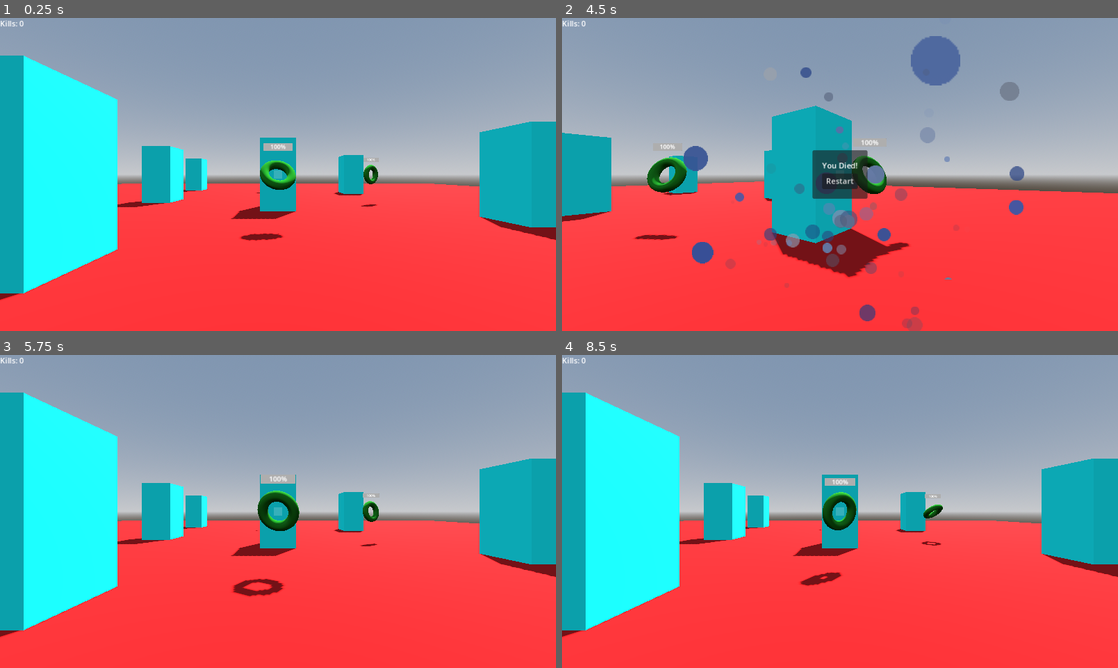
Above: before the commit, frames 1-4 (two rows, left to right).
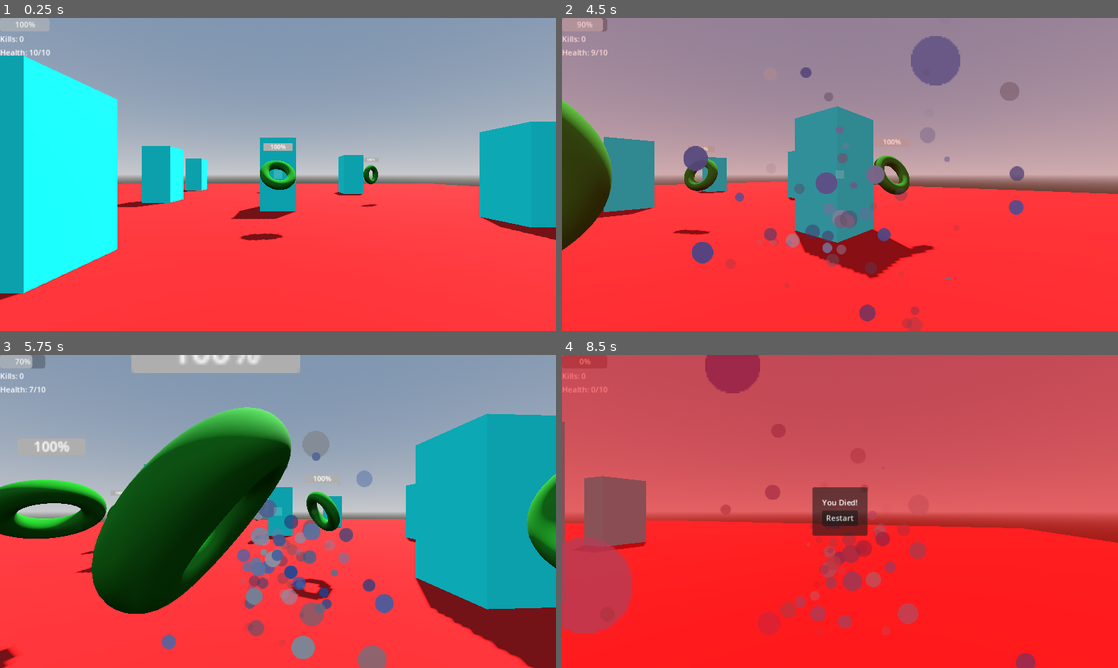
Above: after the commit, the same moments.

Repository: xtr3m3nerd/Scribble-Wizard
Game: Godot game, scene res://scenes/game/world.tscn
Same seed, same stepped clock (60 frames per second), same inputs: the game is played once before the commit and once after it.
Inputs (mouse positions are in pixels of both pictures, inside the frame that each line leads up to):
- Up to frame 1 (0.25 s): no input
- Up to frame 2 (4.5 s): move the mouse to (962, 158) at 0.52 s; press the mouse at (962, 158) at 0.53 s; hold D (move_right) 0.53-1.28 s; move the mouse to (728, 190) at 1.27 s; release the mouse at (728, 190) at 1.28 s; hold S (move_backwards) 1.28-2.03 s; tap Shift (hold) at 1.35, 2.85, 4.35 s; move the mouse to (895, 105) at 2.02 s; press the mouse at (895, 105) at 2.03 s; hold D (move_right) 2.03-2.78 s; move the mouse to (812, 237) at 2.77 s; release the mouse at (812, 237) at 2.78 s; hold W (move_forwards) 2.78-3.53 s; move the mouse to (1006, 221) at 3.52 s; press the mouse at (1006, 221) at 3.53 s; hold A (move_left) from 3.53 s (still down); move the mouse to (673, 127) at 4.27 s; release the mouse at (673, 127) at 4.28 s
- Up to frame 3 (5.75 s): release A (move_left) at 5 s; click (278, 517) at 5 s, where only the run before the commit has a clickable "Restart"
- Up to frame 4 (8.5 s): move the mouse to (867, 511) at 5.77 s; press the mouse at (867, 511) at 5.78 s; hold S (move_backwards) 5.78-6.53 s; move the mouse to (756, 433) at 6.52 s; release the mouse at (756, 433) at 6.53 s; hold D (move_right) 6.53-7.28 s; tap Shift (hold) at 6.6 s; move the mouse to (962, 495) at 7.27 s; press the mouse at (962, 495) at 7.28 s; hold W (move_forwards) 7.28-8 s; release the mouse at (962, 495) at 8 s; click (840, 517) at 8 s, where only the run before the commit has a clickable "Restart"

The runs differ from the first frame. In frame 1, 0.5% of the frame differs, in the area x 0-9%, y 0-12%; in frame 2, 59%; in frame 3, 50%; in frame 4, 100%, in the area x 0-100%, y 0-100%.
Error in both runs: Unable to iterate on object of type 'Nil'. (res://prefabs/cast_zone.gd:81)

Commit message:
add player health

Diff:
--- /dev/null
+++ b/prefabs/blood_vision.gd
@@ -0,0 +1,9 @@
+extends ColorRect
+
+@onready var animation_player = $AnimationPlayer as AnimationPlayer
+
+func hurt(current_health, max_health):
+	animation_player.play("hurt")
+
+func dead():
+	animation_player.play("dead")
--- /dev/null
+++ b/prefabs/blood_vision.tscn
@@ -0,0 +1,75 @@
+[gd_scene load_steps=6 format=3 uid="uid://dx6h1xnkc4m63"]
+
+[ext_resource type="Script" path="res://prefabs/blood_vision.gd" id="1_rtoxb"]
+
+[sub_resource type="Animation" id="Animation_pp2c4"]
+length = 0.001
+tracks/0/type = "value"
+tracks/0/imported = false
+tracks/0/enabled = true
+tracks/0/path = NodePath("BloodVision:color")
+tracks/0/interp = 1
+tracks/0/loop_wrap = true
+tracks/0/keys = {
+"times": PackedFloat32Array(0),
+"transitions": PackedFloat32Array(1),
+"update": 0,
+"values": [Color(1, 0, 0, 0)]
+}
+
+[sub_resource type="Animation" id="Animation_p6h3f"]
+resource_name = "hurt"
+length = 0.1
+tracks/0/type = "value"
+tracks/0/imported = false
+tracks/0/enabled = true
+tracks/0/path = NodePath("BloodVision:color")
+tracks/0/interp = 1
+tracks/0/loop_wrap = true
+tracks/0/keys = {
+"times": PackedFloat32Array(0, 0.1),
+"transitions": PackedFloat32Array(1, 1),
+"update": 0,
+"values": [Color(1, 0, 0, 0.45098), Color(1, 0, 0, 0)]
+}
+
+[sub_resource type="Animation" id="Animation_q16m0"]
+resource_name = "dead"
+length = 3.0
+loop_mode = 1
+tracks/0/type = "value"
+tracks/0/imported = false
+tracks/0/enabled = true
+tracks/0/path = NodePath("BloodVision:color")
+tracks/0/interp = 2
+tracks/0/loop_wrap = true
+tracks/0/keys = {
+"times": PackedFloat32Array(0, 1.5, 3),
+"transitions": PackedFloat32Array(1, 1, 1),
+"update": 0,
+"values": [Color(1, 0, 0, 0.513726), Color(1, 0, 0, 0.717647), Color(1, 0, 0, 0.513726)]
+}
+
+[sub_resource type="AnimationLibrary" id="AnimationLibrary_3mn8r"]
+_data = {
+"RESET": SubResource("Animation_pp2c4"),
+"dead": SubResource("Animation_q16m0"),
+"hurt": SubResource("Animation_p6h3f")
+}
+
+[node name="BloodVision" type="ColorRect"]
+anchors_preset = 15
+anchor_right = 1.0
+anchor_bottom = 1.0
+grow_horizontal = 2
+grow_vertical = 2
+mouse_filter = 2
+color = Color(1, 0, 0, 0)
+script = ExtResource("1_rtoxb")
+
+[node name="AnimationPlayer" type="AnimationPlayer" parent="."]
+root_node = NodePath("../..")
+libraries = {
+"": SubResource("AnimationLibrary_3mn8r")
+}
+autoplay = "hurt"
--- a/prefabs/enemies/HealthDisplay.gd
+++ /dev/null
@@ -1,6 +0,0 @@
-class_name HealthBar
-
-extends ProgressBar
-
-func updateHealth(currentHealth: int, maxHealth: int):
-	value = 100*currentHealth/maxHealth
--- a/prefabs/enemies/enemy.gd
+++ b/prefabs/enemies/enemy.gd
@@ -5,10 +5,13 @@
 @onready var graphics = $Graphics as Node3D
 @onready var animation_player = $Graphics/AnimationPlayer as AnimationPlayer
 @onready var hurtable = $Hurtable as Hurtable
-@onready var progress_bar = $Graphics/SubViewport/ProgressBar as HealthBar
 
 @export var move_speed = 2.0
 @export var attack_range = 2.0
+@export var damage_dealt: int = 1
+@export var attack_cooldown = 0.5
+var cooldown_timer: Timer
+var can_attack = true
 
 @onready var player : CharacterBody3D = get_tree().get_first_node_in_group("player")
 @onready var game_manager : GameManager = get_tree().get_first_node_in_group("game_manager")
@@ -16,8 +19,13 @@
 var dead = false
 
 func _ready():
+	cooldown_timer = Timer.new()
+	cooldown_timer.wait_time = attack_cooldown
+	cooldown_timer.one_shot = true
+	cooldown_timer.timeout.connect(cooldown_finished)
+	add_child(cooldown_timer)
+
 	hurtable.dead.connect(kill)
-	hurtable.health_changed.connect(progress_bar.updateHealth)
 	await get_tree().create_timer(randf_range(0.0,1.0)).timeout
 	animation_player.stop()
 	animation_player.play("idle", 0.5)
@@ -39,6 +47,8 @@
 	attempt_to_kill_player()
 
 func attempt_to_kill_player():
+	if !can_attack:
+		return
 	var dist_to_player = global_position.distance_to(player.global_position)
 	if dist_to_player > attack_range:
 		return
@@ -47,7 +57,9 @@
 	var query = PhysicsRayQueryParameters3D.create(global_position+eye_line, player.global_position+eye_line, 1)
 	var result = get_world_3d().direct_space_state.intersect_ray(query)
 	if result.is_empty():
-		player.kill()
+		player.take_damage(damage_dealt)
+		can_attack = false
+		cooldown_timer.start()
 
 func kill():
 	dead = true
@@ -57,3 +69,6 @@
 
 func take_damage(damage):
 	hurtable.take_damage(damage)
+
+func cooldown_finished():
+	can_attack = true
--- /dev/null
+++ b/prefabs/enemies/health_bar.gd
@@ -0,0 +1,14 @@
+class_name HealthBar
+extends ProgressBar
+
+@export var hurtable: Hurtable
+
+func _ready():
+	if not hurtable:
+		printerr("No hurtable object linked")
+		return
+	hurtable.health_changed.connect(update_health)
+	update_health(hurtable.currentHealth, hurtable.maxHealth)
+
+func update_health(current_health: int, max_health: int):
+	value = 100*current_health/max_health
--- a/prefabs/enemies/hurtable.gd
+++ b/prefabs/enemies/hurtable.gd
@@ -7,9 +7,14 @@
 @export var currentHealth: int = 10
 @export var maxHealth: int = 10
 
+var is_dead = false
+
 func take_damage(damage: int):
+	if is_dead:
+		return
 	currentHealth = currentHealth - damage
 	print(currentHealth)
 	health_changed.emit(currentHealth, maxHealth)
 	if currentHealth <= 0:
+		is_dead = true
 		dead.emit()
--- a/prefabs/enemies/torus.tscn
+++ b/prefabs/enemies/torus.tscn
@@ -1,8 +1,8 @@
 [gd_scene load_steps=12 format=3 uid="uid://bbond388nk6lb"]
 
 [ext_resource type="Script" path="res://prefabs/enemies/enemy.gd" id="1_qovbd"]
-[ext_resource type="Script" path="res://prefabs/enemies/hurtable.gd" id="2_ukmpj"]
-[ext_resource type="Script" path="res://prefabs/enemies/HealthDisplay.gd" id="3_dt0kf"]
+[ext_resource type="PackedScene" uid="uid://c5ig11vdx3oin" path="res://prefabs/hurtable.tscn" id="2_0f8hr"]
+[ext_resource type="PackedScene" uid="uid://cqe7cl3e7njlu" path="res://prefabs/health_bar.tscn" id="3_liyih"]
 
 [sub_resource type="CapsuleShape3D" id="CapsuleShape3D_d8ioy"]
 
@@ -111,8 +111,7 @@
 collision_mask = 3
 script = ExtResource("1_qovbd")
 
-[node name="Hurtable" type="Node3D" parent="."]
-script = ExtResource("2_ukmpj")
+[node name="Hurtable" parent="." instance=ExtResource("2_0f8hr")]
 
 [node name="CollisionShape3D" type="CollisionShape3D" parent="."]
 transform = Transform3D(1, 0, 0, 0, 1, 0, 0, 0, 1, 0, 1, 0)
@@ -140,11 +139,5 @@
 [node name="SubViewport" type="SubViewport" parent="Graphics"]
 size = Vector2i(80, 20)
 
-[node name="ProgressBar" type="ProgressBar" parent="Graphics/SubViewport"]
-anchors_preset = 15
-anchor_right = 1.0
-anchor_bottom = 1.0
-grow_horizontal = 2
-grow_vertical = 2
-value = 100.0
-script = ExtResource("3_dt0kf")
+[node name="HealthBar" parent="Graphics/SubViewport" node_paths=PackedStringArray("hurtable") instance=ExtResource("3_liyih")]
+hurtable = NodePath("../../../Hurtable")
--- /dev/null
+++ b/prefabs/health_bar.tscn
@@ -0,0 +1,12 @@
+[gd_scene load_steps=2 format=3 uid="uid://cqe7cl3e7njlu"]
+
+[ext_resource type="Script" path="res://prefabs/enemies/health_bar.gd" id="1_ts8yd"]
+
+[node name="HealthBar" type="ProgressBar"]
+anchors_preset = 15
+anchor_right = 1.0
+anchor_bottom = 1.0
+grow_horizontal = 2
+grow_vertical = 2
+value = 100.0
+script = ExtResource("1_ts8yd")
--- /dev/null
+++ b/prefabs/health_label.gd
@@ -0,0 +1,5 @@
+class_name HealthLabel
+extends Label
+
+func update_health(current_health: int, max_health: int):
+	text = "Health: %d/%d" % [current_health, max_health]
--- /dev/null
+++ b/prefabs/health_label.tscn
@@ -0,0 +1,9 @@
+[gd_scene load_steps=2 format=3 uid="uid://cycqpw2bwn0tg"]
+
+[ext_resource type="Script" path="res://prefabs/health_label.gd" id="1_bjign"]
+
+[node name="HealthLabel" type="Label"]
+offset_right = 40.0
+offset_bottom = 23.0
+text = "Health: %d"
+script = ExtResource("1_bjign")
--- /dev/null
+++ b/prefabs/hurtable.tscn
@@ -0,0 +1,6 @@
+[gd_scene load_steps=2 format=3 uid="uid://c5ig11vdx3oin"]
+
+[ext_resource type="Script" path="res://prefabs/enemies/hurtable.gd" id="1_aei54"]
+
+[node name="Hurtable" type="Node3D"]
+script = ExtResource("1_aei54")
--- a/prefabs/player.gd
+++ b/prefabs/player.gd
@@ -11,6 +11,9 @@
 @onready var projectile_spawn_point = $ProjectileSpawnPoint as Marker3D
 @onready var cast_zone = $CanvasLayer/CastZone
 @onready var casting_charge = $CastingCharge as CastingCharge
+@onready var hurtable = $Hurtable as Hurtable
+@onready var health_label = $CanvasLayer/VBoxContainer/HealthLabel as HealthLabel
+@onready var blood_vision = $CanvasLayer/BloodVision
 
 const SPEED = 5.0
 const TURN_SPEED = 90.0
@@ -21,6 +24,12 @@
 
 func _ready():
 	#Input.mouse_mode = Input.MOUSE_MODE_CAPTURED
+	hurtable.dead.connect(kill)
+	hurtable.dead.connect(blood_vision.dead)
+	hurtable.health_changed.connect(blood_vision.hurt)
+	hurtable.health_changed.connect(health_label.update_health)
+	health_label.update_health(hurtable.currentHealth, hurtable.maxHealth)
+
 	animation_player.animation_finished.connect(shoot_anim_done)
 	restart_button.button_up.connect(restart)
 	death_screen.hide()
@@ -108,3 +117,7 @@
 	dead = true
 	death_screen.show()
 	#Input.mouse_mode = Input.MOUSE_MODE_VISIBLE
+
+
+func take_damage(damage):
+	hurtable.take_damage(damage)
--- a/prefabs/player.tscn
+++ b/prefabs/player.tscn
@@ -1,10 +1,14 @@
-[gd_scene load_steps=7 format=3 uid="uid://d2bc2u6jj35ye"]
+[gd_scene load_steps=11 format=3 uid="uid://d2bc2u6jj35ye"]
 
 [ext_resource type="Script" path="res://prefabs/player.gd" id="1_amscm"]
 [ext_resource type="PackedScene" uid="uid://cj13uvr8r1fd1" path="res://prefabs/projectile.tscn" id="2_0mkeo"]
 [ext_resource type="PackedScene" uid="uid://c5rfedoixoiq" path="res://prefabs/cast_zone.tscn" id="2_u0rwp"]
+[ext_resource type="PackedScene" uid="uid://c5ig11vdx3oin" path="res://prefabs/hurtable.tscn" id="3_slg3q"]
 [ext_resource type="PackedScene" uid="uid://beco7krhnq4iv" path="res://prefabs/casting_charge.tscn" id="4_36qq3"]
 [ext_resource type="PackedScene" uid="uid://bhv7pajr0kgm2" path="res://prefabs/kill_counter.tscn" id="4_w2hkj"]
+[ext_resource type="PackedScene" uid="uid://cqe7cl3e7njlu" path="res://prefabs/health_bar.tscn" id="5_h7ldm"]
+[ext_resource type="PackedScene" uid="uid://cycqpw2bwn0tg" path="res://prefabs/health_label.tscn" id="6_i8mwl"]
+[ext_resource type="PackedScene" uid="uid://dx6h1xnkc4m63" path="res://prefabs/blood_vision.tscn" id="7_66ukh"]
 
 [sub_resource type="CapsuleShape3D" id="CapsuleShape3D_u3wxe"]
 
@@ -13,6 +17,8 @@
 collision_mask = 3
 script = ExtResource("1_amscm")
 projectile_prefab = ExtResource("2_0mkeo")
+
+[node name="Hurtable" parent="." instance=ExtResource("3_slg3q")]
 
 [node name="CollisionShape3D" type="CollisionShape3D" parent="."]
 transform = Transform3D(1, 0, 0, 0, 1, 0, 0, 0, 1, 0, 1, 0)
@@ -46,6 +52,22 @@
 color = Color(1, 1, 1, 0.176471)
 
 [node name="CastZone" parent="CanvasLayer" instance=ExtResource("2_u0rwp")]
+
+[node name="VBoxContainer" type="VBoxContainer" parent="CanvasLayer"]
+offset_right = 84.0
+offset_bottom = 50.0
+
+[node name="HealthBar" parent="CanvasLayer/VBoxContainer" node_paths=PackedStringArray("hurtable") instance=ExtResource("5_h7ldm")]
+layout_mode = 2
+hurtable = NodePath("../../../Hurtable")
+
+[node name="KillCounter" parent="CanvasLayer/VBoxContainer" instance=ExtResource("4_w2hkj")]
+layout_mode = 2
+
+[node name="HealthLabel" parent="CanvasLayer/VBoxContainer" instance=ExtResource("6_i8mwl")]
+layout_mode = 2
+
+[node name="BloodVision" parent="CanvasLayer" instance=ExtResource("7_66ukh")]
 
 [node name="DeathScreen" type="Control" parent="CanvasLayer"]
 layout_mode = 3
@@ -88,8 +110,6 @@
 text = "Restart
 "
 
-[node name="KillCounter" parent="CanvasLayer" instance=ExtResource("4_w2hkj")]
-
 [node name="AnimationPlayer" type="AnimationPlayer" parent="."]
 
 [node name="CooldownTimer" type="Timer" parent="."]
